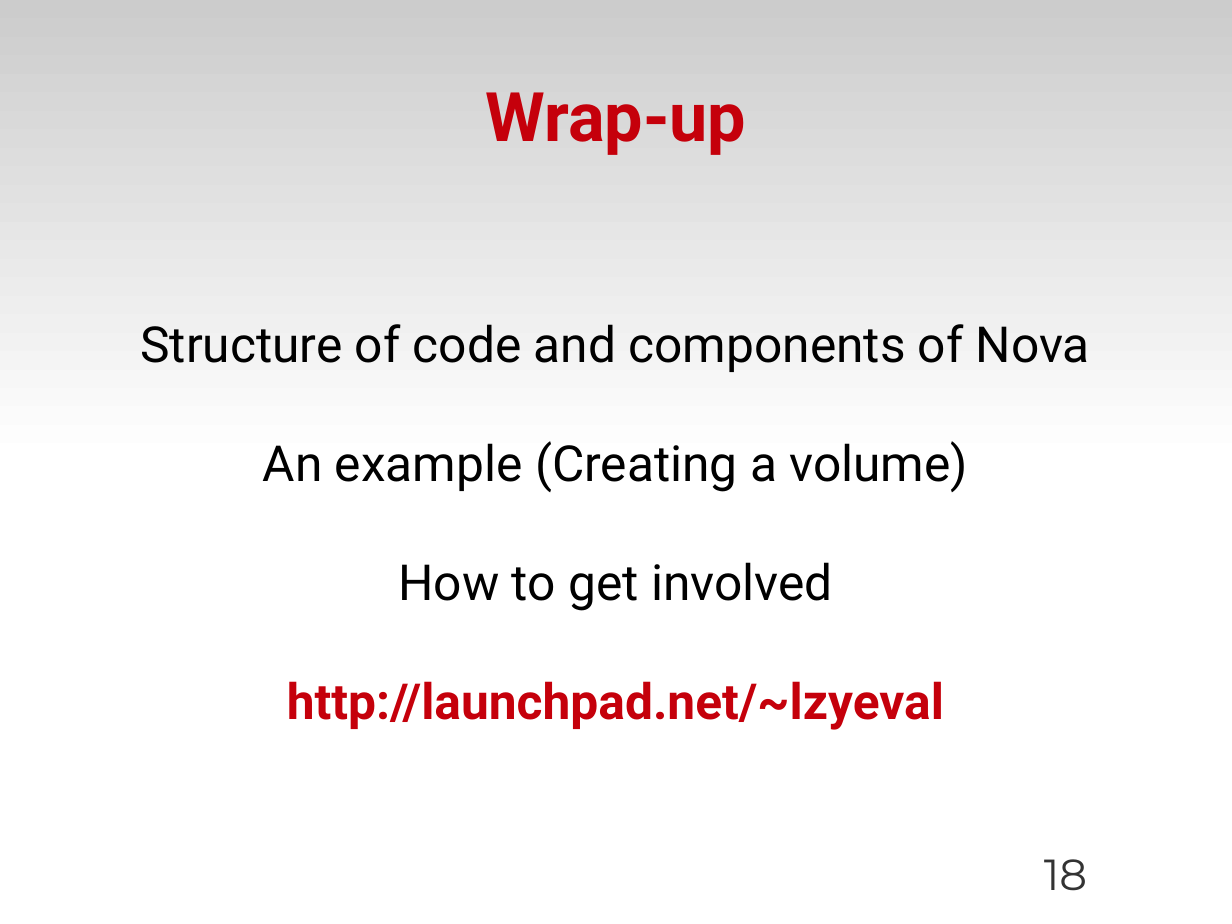
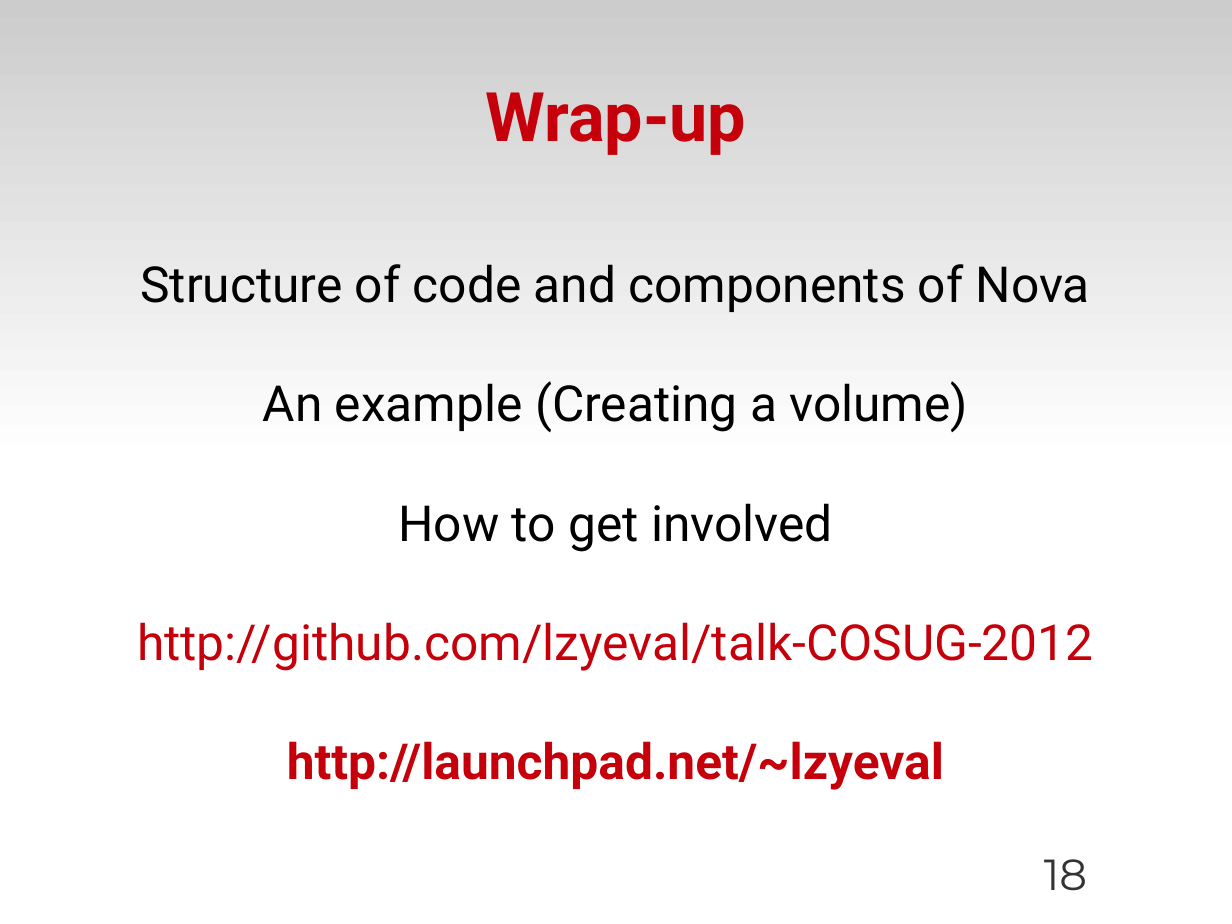
Before and after one commit to zyluo/talk-COSUG-2012, a slide deck: slide 18 of COSUG-2012.odp. Drawn at 1232x924 pixels with LibreOffice and Linux fonts; fonts in the diff are those of the drawing; background and template pictures are left out. Boxes give left, top, right and bottom in pixels: in the first picture for what was removed or moved away, otherwise in the second. Text is boxed around its words. In the diff, an @@ line names an element or a change of style, - is before the commit and + after.

```diff
--- a/COSUG-2012.odp
+++ b/COSUG-2012.odp
@@ subtitle at (x1=137, y1=622, x2=1093, y2=671): paragraph added @@
+http://github.com/lzyeval/talk-COSUG-2012
```
Also in this commit, not shown: 6 other slides changed.
